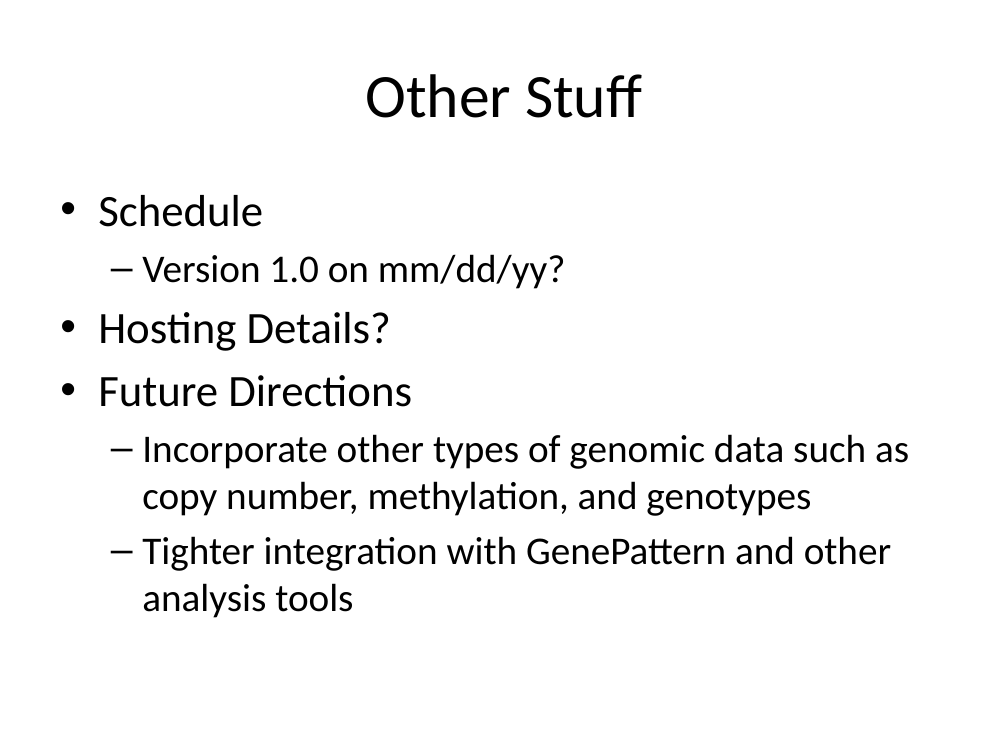
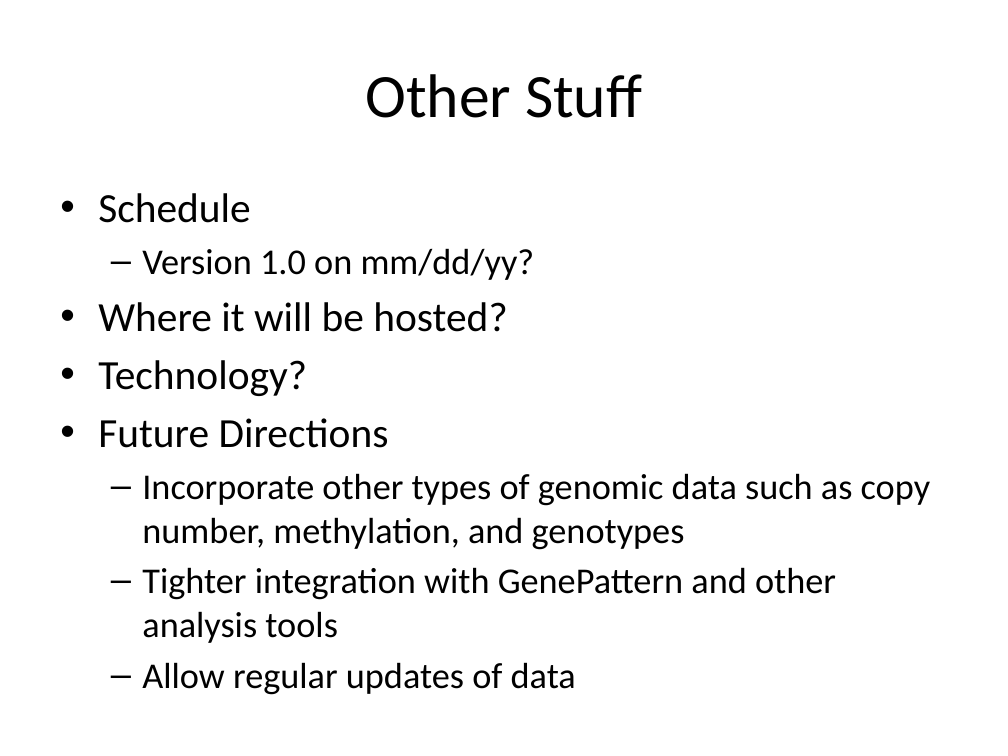
Before and after one commit to NCIP/caintegrator, a slide deck: slide 3 of docs/project_management/external_meetings/ICR Workspace Mtg Sept 2008 Slides.pptx. Drawn at 1008x756 pixels with LibreOffice and Linux fonts; fonts in the diff are those of the drawing. Boxes give left, top, right and bottom in pixels: in the first picture for what was removed or moved away, otherwise in the second. Text is boxed around its words. In the diff, an @@ line names an element or a change of style, - is before the commit and + after.

```diff
--- a/docs/project_management/external_meetings/ICR Workspace Mtg Sept 2008 Slides.pptx
+++ b/docs/project_management/external_meetings/ICR Workspace Mtg Sept 2008 Slides.pptx
@@ text at (98,193,930,643): size 32 to 29.6 pt in "Schedule", "Future Directions"; size 28 to 25.9 pt in "Version 1.0 on mm/dd/yy?", "Incorporate other types of genomic data such ...", "Tighter integration with GenePattern and other analysis ..." @@
@@ text at (98,302,507,396): text changed; size 32 to 29.6 pt @@
-• Hosting Details?
+• Where it will be hosted?
+• Technology?
@@ text at (142,662,576,695): paragraph added @@
+  – Allow regular updates of data
```
Also in this commit, not shown: 1 other slide changed.
